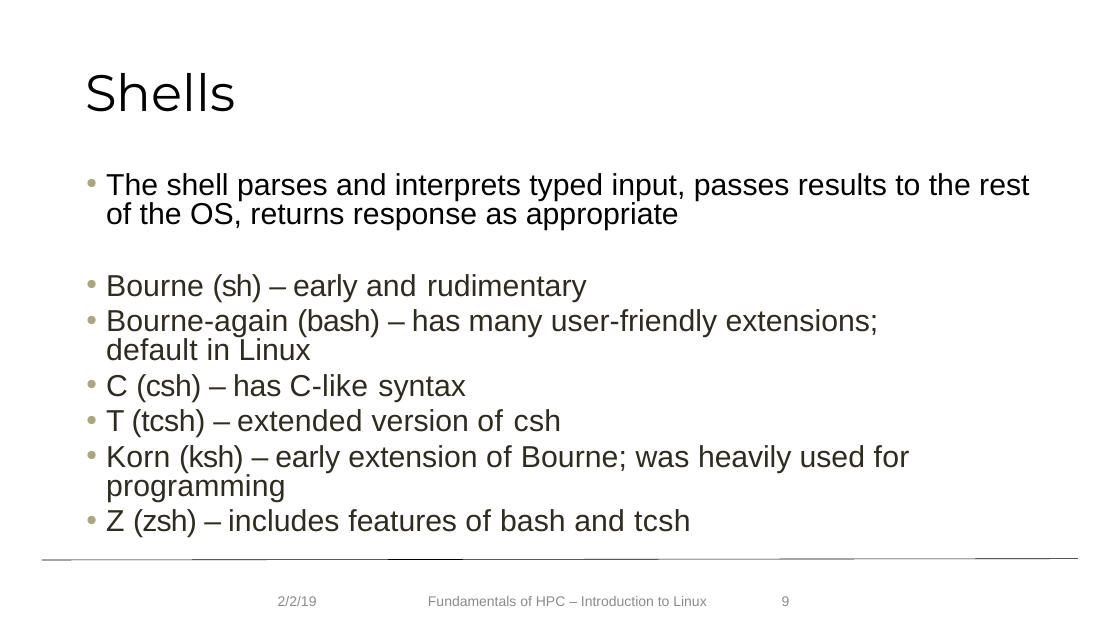
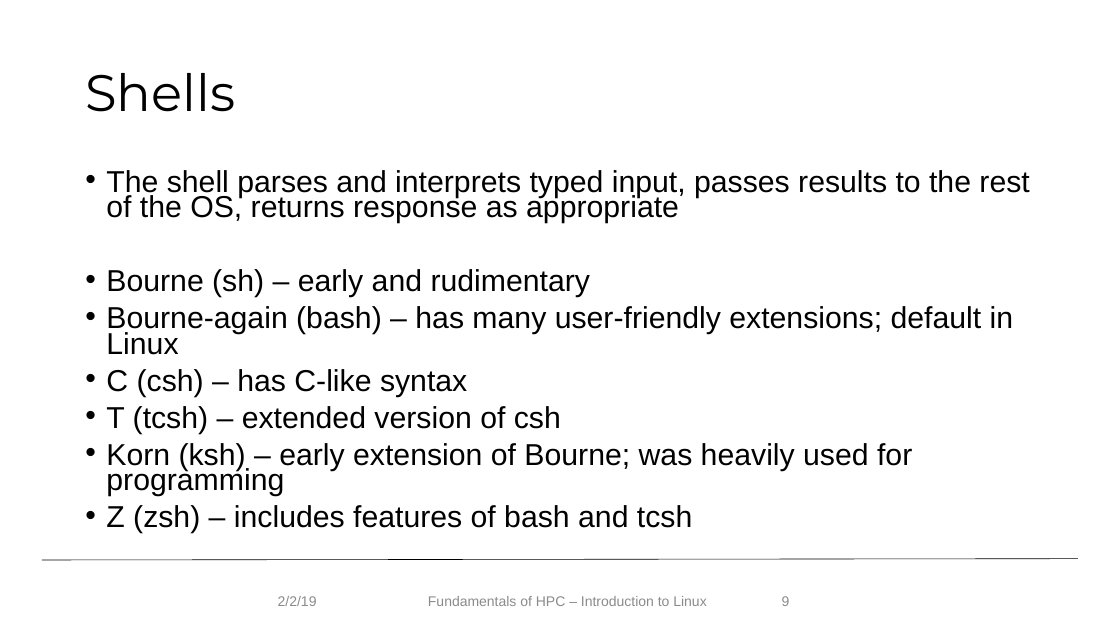
Before and after one commit to f1k4/Fundamentals_HPC_Spring_2019, a slide deck: slide 9 of IntroLinuxHPC19_spring_v2.pptx. Drawn at 1120x630 pixels with LibreOffice and Linux fonts; fonts in the diff are those of the drawing; background and template pictures are left out. Boxes give left, top, right and bottom in pixels: in the first picture for what was removed or moved away, otherwise in the second. Text is boxed around its words. In the diff, an @@ line names an element or a change of style, - is before the commit and + after.

Commit message:
Added PDF of Linux talk

```diff
--- a/IntroLinuxHPC19_spring_v2.pptx
+++ b/IntroLinuxHPC19_spring_v2.pptx
@@ text "The shell parses and interprets ..." at bbox=[106, 170, 1029, 534]: text colour #2F2B20 to #000000 in "Bourne (sh) – early and rudimentary", "Bourne-again (bash) – has many user-friendly extensions; ...", "C (csh) – has C-like syntax", "T (tcsh) – extended version of csh" and 2 more places; letter spacing 0.1 to 0 pt in "Bourne and", "Bourne-again default", "syntax", "extended" and 2 more places; letter spacing -0.8 to 0 pt in "(sh)", "T", "(zsh)"; letter spacing -1.2 to 0 pt in "–", "–", "–", "–" and 2 more places; letter spacing -0.2 to 0 pt in "early", "early"; letter spacing -0.5 to 0 pt in "(bash)", "(csh)"; letter spacing -0.1 to 0 pt in "has", "has", "heavily", "features"; letter spacing 0.2 to 0 pt in "C-like", "for"; letter spacing -0.3 to 0 pt in "(tcsh)"; letter spacing 0.3 to 0 pt in "of csh", "of", "of tcsh"; letter spacing -0.6 to 0 pt in "(ksh)"; indent changed; line spacing 0.8 to 0.7; more space between paragraphs @@
```
Also in this commit, not shown: 26 other slides changed, 7 other files.
